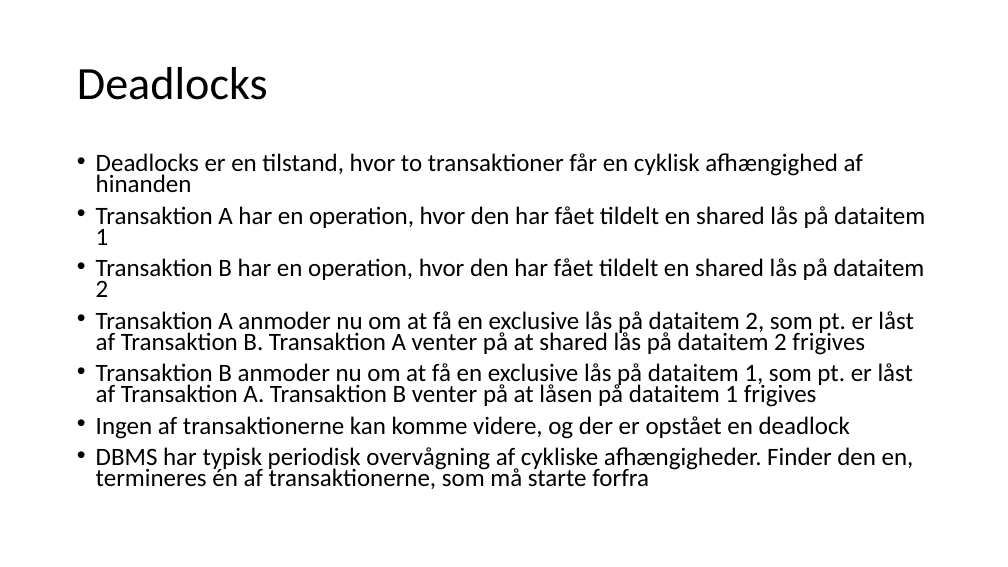
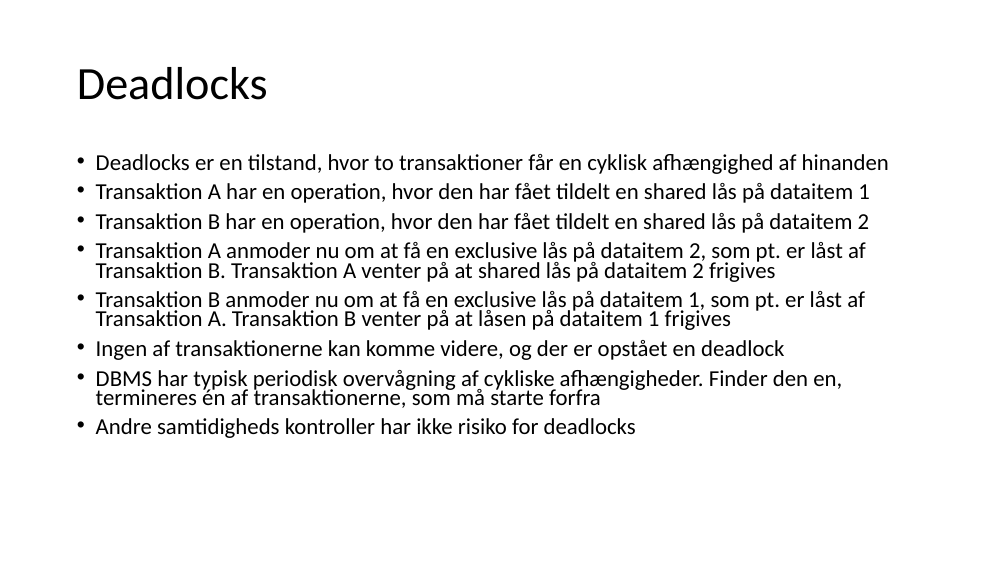
Before and after one commit to JensErikPedersen/misc, a slide deck: slide 9 of eventmanagement/Præsentation.pptx (slide 8 before the commit). Drawn at 1008x567 pixels with LibreOffice and Linux fonts; fonts in the diff are those of the drawing. Boxes give left, top, right and bottom in pixels: in the first picture for what was removed or moved away, otherwise in the second. Text is boxed around its words. In the diff, an @@ line names an element or a change of style, - is before the commit and + after.

```diff
--- a/eventmanagement/Præsentation.pptx
+++ b/eventmanagement/Præsentation.pptx
@@ text at <box>96,154,889,408</box>: size 23.8 to 21.7 pt @@
@@ text at <box>96,418,636,438</box>: paragraph added @@
+• Andre samtidigheds kontroller har ikke risiko for deadlocks
```
Also in this commit, not shown: 5 other slides changed, 2 slides added, 1 slide removed, 1 other file.
